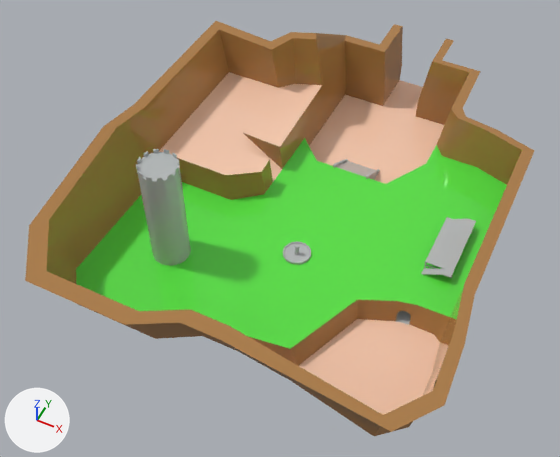
Renders of the FBX model Assets/Art/Environment/terrain.fbx from each side of a commit.
Camera for both pictures: a 50 mm lens placed at (87.0, -277.0, 263.0), pointed at (-13.0, -76.0, 12.0). The lights are fixed; the arrows at lower left show +X, +Y and +Z. Where no turn or scale is listed for an object, it has been applied to the vertices.

The first picture shows 'Fountain', 'Stage', 'Terrain', 'Tower'.
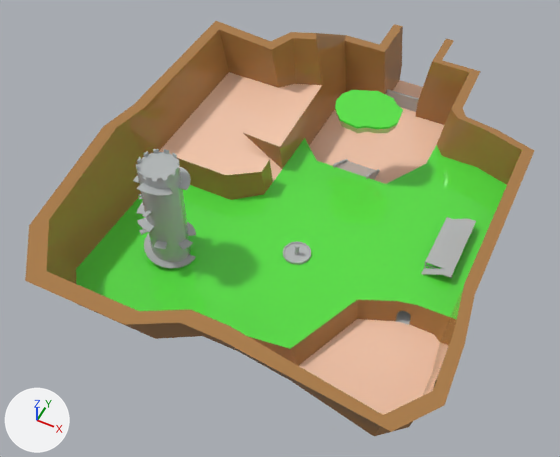
Where the change shows, as pixel boxes (x1, y1, x2, y2) in the pictures (560 x 457 px):
```json
{"object": "Tower", "change": "reshaped", "before": [136, 149, 191, 266], "after": [133, 149, 196, 268], "on screen": "14% wider"}
{"part": 1, "of": "me_tower_ncl1_1", "change": "added", "after": [133, 167, 196, 268]}
{"part": 2, "of": "me_terrain_ncl1_1", "change": "added", "after": [335, 90, 403, 133], "on screen": "green"}
{"part": 3, "of": "me_terrain_ncl1_1", "change": "added", "after": [386, 89, 419, 112]}
```

Edits to the scene script, one JSON object a line:
```json
{"block": "me_tower_ncl1_1", "where": "# used by ob_tower; location = (0.0, 0.0, 0.0)"}
{"op": "remove", "block": "me_tower_ncl1_1", "code": "me_tower_ncl1_1.from_pydata(...)  # 121 vertices, 120 faces; spans x -57.3..-41.1, y -115.1..-98.9, z 9.5..60.9"}
{"op": "add", "block": "me_tower_ncl1_1", "code": "me_tower_ncl1_1.from_pydata(...)  # 417 vertices, 325 faces; spans x -60.8..-37.3, y -118.6..-95.4, z 9.5..60.9"}
{"block": "me_tower_ncl1_1", "change": "me_tower_ncl1_1 part 1"}
{"block": "me_tower_ncl1_1", "change": "221 vertices are added at x -60.8..-37.3, y -118.6..-95.4, z 9.5..56.7"}
{"block": "me_tower_ncl1_1", "change": "64 new vertices lie (0.0, 0.0, 0.4) away from vertices in x -60.8..-37.3, y -118.6..-95.4, z 21.7..56.3"}
{"block": "me_tower_ncl1_1", "change": "6 new vertices lie (-0.3, -2.1, 0.0) away from vertices in x -57.0..-41.1, y -107.0..-104.9, z 21.7..49.0"}
{"block": "me_tower_ncl1_1", "change": "5 new vertices lie (0.0, 0.0, 0.5) away from vertices in x -49.2..-43.8, y -118.6..-114.0, z 24.5"}
{"block": "me_tower_ncl1_1", "change": "205 new faces join them"}
{"block": "me_terrain_ncl1_1", "where": "# used by ob_terrain; location = (0.0, 0.0, 0.0)"}
{"op": "remove", "block": "me_terrain_ncl1_1", "code": "me_terrain_ncl1_1.from_pydata(...)  # 197 vertices, 207 faces; spans x -93.0..79.0, y -162.0..62.0, z 0.0..47.0"}
{"op": "add", "block": "me_terrain_ncl1_1", "code": "me_terrain_ncl1_1.from_pydata(...)  # 1666 vertices, 1162 faces; spans x -93.0..79.0, y -162.0..62.0, z 0.0..47.0"}
{"block": "me_terrain_ncl1_1", "change": "me_terrain_ncl1_1 part 2: 983 vertices added at x -13.0..27.0, y -82.0..-5.0, z 0.0..41.0"}
{"block": "me_terrain_ncl1_1", "change": "me_terrain_ncl1_1 part 3: 6 vertices added at x -8.0..10.0, y 38.0..39.0, z 0.0..8.0"}
```
